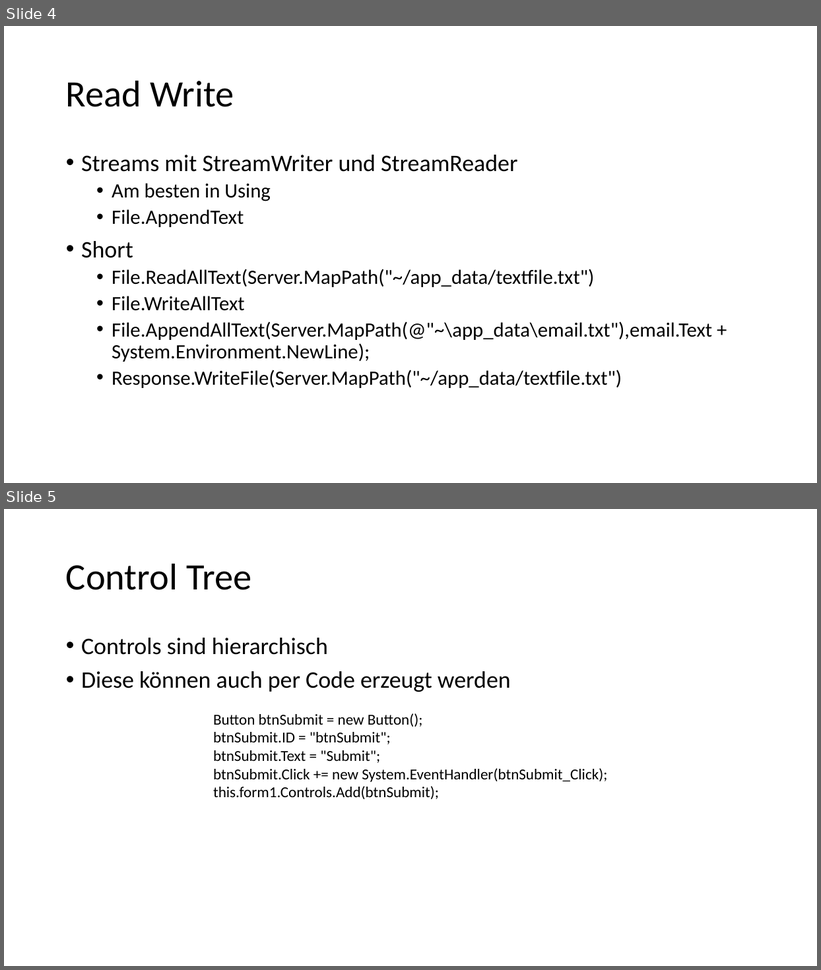
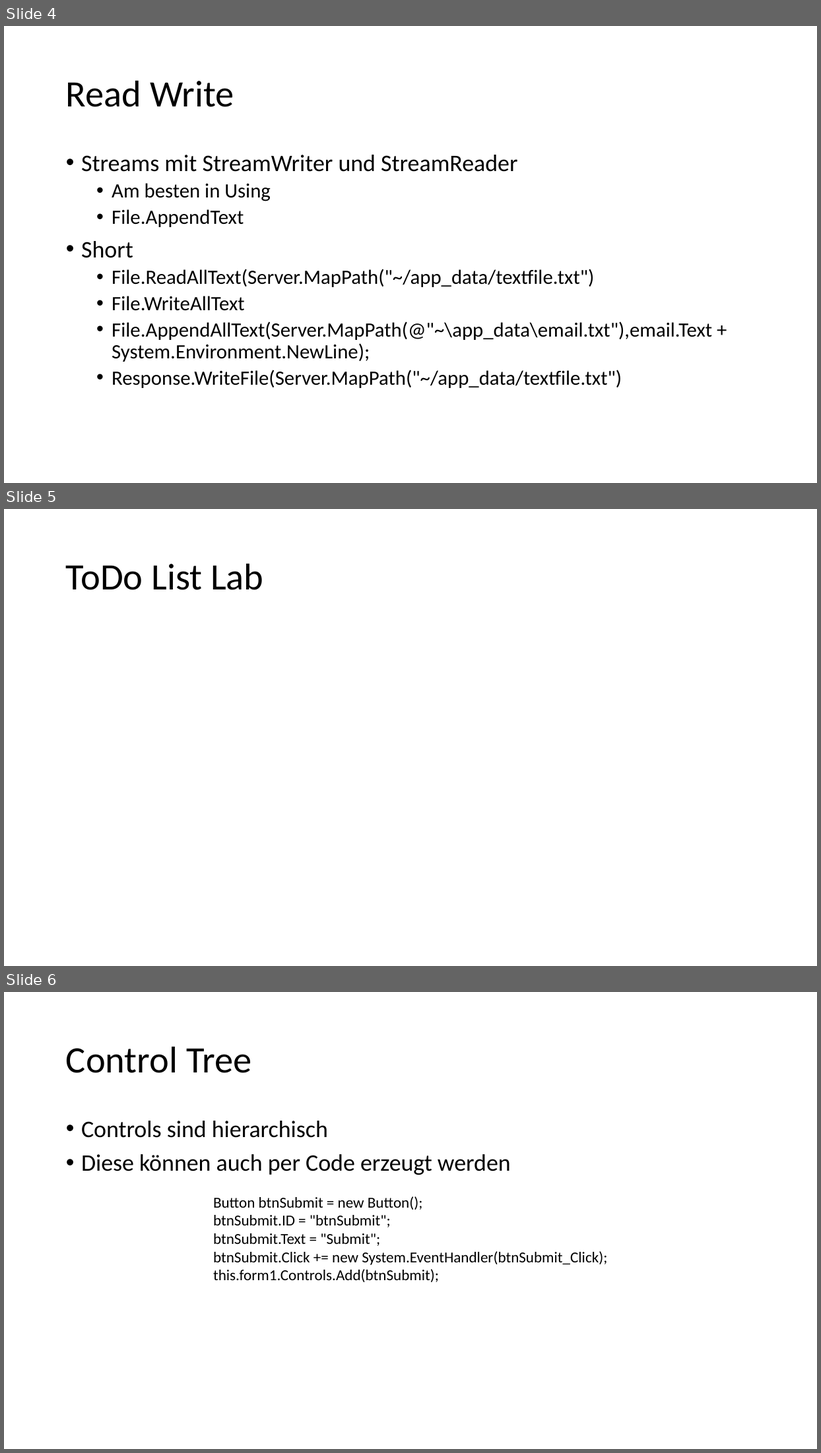
Before and after one commit to ppedvAG/WebformsKurs, a slide deck: 04WebformsAdvanced.pptx. Shown one above the other, each under a label of ours: slides 4 and 5 before the commit, slides 4, 5 and 6 after it. The pictures are 821x970 and 821x1453 pixels, drawn with LibreOffice and Linux fonts; fonts in the diff are those of the drawing. Boxes give left, top, right and bottom in pixels: in the first picture for what was removed or moved away, otherwise in the second. Text is boxed around its words. In the diff, an @@ line names an element or a change of style, - is before the commit and + after.

```diff
--- a/04WebformsAdvanced.pptx
+++ b/04WebformsAdvanced.pptx
@@ slide 5 added at <box>4,509,817,966</box>, background #FFFFFF @@
@@ title added at <box>66,563,263,590</box>, 44 pt, text #000000 @@
+ToDo List Lab
@@ what was slide 5 is now slide 6 @@
```
Also in this commit, not shown: 1 other slide added, 1 slide removed, 24 other files.
